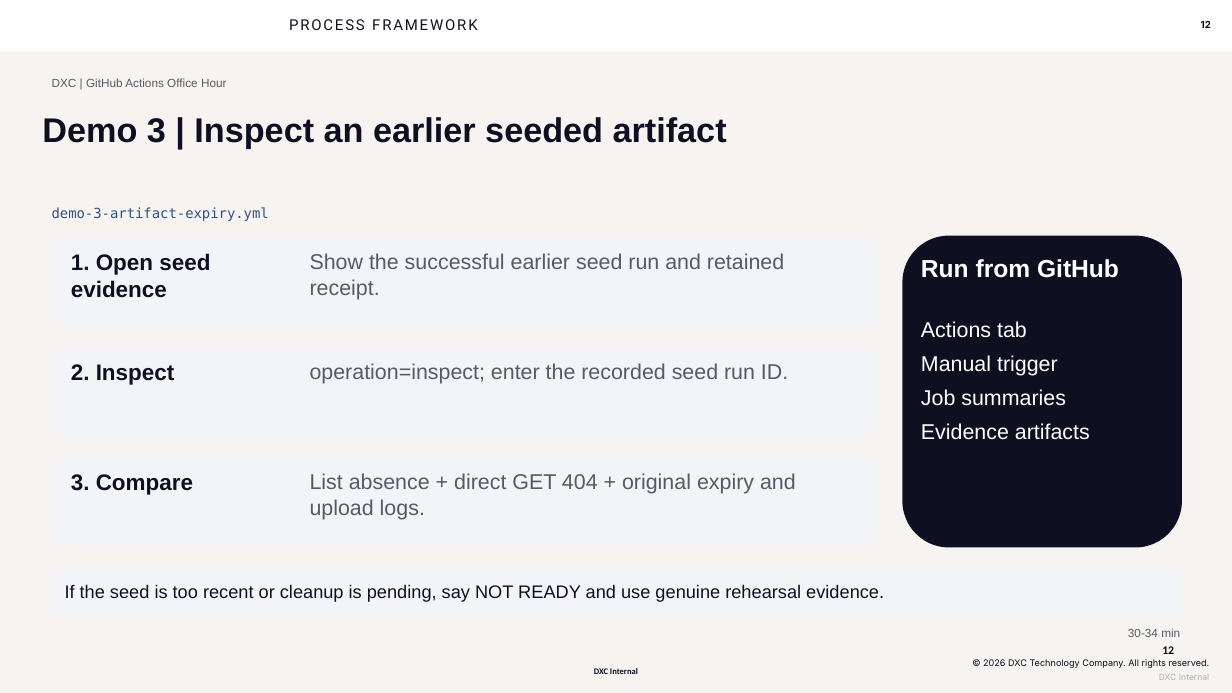
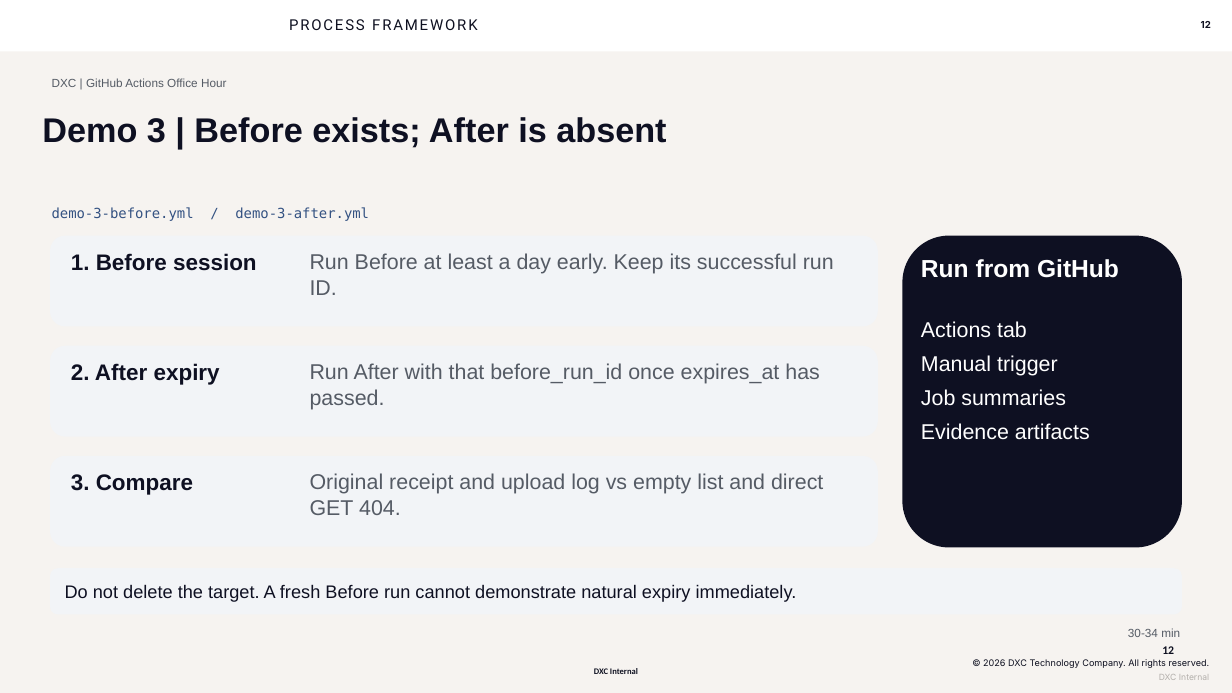
Before and after one commit to seandorsett/dxc-actions-office-hour, a slide deck: slide 12 of outputs/slides/dxc-actions-office-hour-2026-10-13.pptx. Drawn at 1232x693 pixels with LibreOffice and Linux fonts; fonts in the diff are those of the drawing; background and template pictures are left out. Boxes give left, top, right and bottom in pixels: in the first picture for what was removed or moved away, otherwise in the second. Text is boxed around its words. In the diff, an @@ line names an element or a change of style, - is before the commit and + after.

```diff
--- a/outputs/slides/dxc-actions-office-hour-2026-10-13.pptx
+++ b/outputs/slides/dxc-actions-office-hour-2026-10-13.pptx
@@ text at (x1=42, y1=117, x2=666, y2=148): text changed @@
-Demo 3 | Inspect an earlier seeded artifact
+Demo 3 | Before exists; After is absent
@@ text at (x1=52, y1=207, x2=369, y2=221): text changed @@
-demo-3-artifact-expiry.yml
+demo-3-before.yml / demo-3-after.yml
@@ text at (x1=71, y1=253, x2=257, y2=271): text changed @@
-1. Open seed evidence
+1. Before session
@@ text at (x1=310, y1=253, x2=834, y2=295): text changed @@
-Show the successful earlier seed run and retained receipt.
+Run Before at least a day early. Keep its successful run ID.
@@ text at (x1=71, y1=363, x2=220, y2=385): text changed @@
-2. Inspect
+2. After expiry
@@ text at (x1=310, y1=363, x2=820, y2=410): text changed @@
-operation=inspect; enter the recorded seed run ID.
+Run After with that before_run_id once expires_at has passed.
@@ text at (x1=310, y1=473, x2=823, y2=515): text changed @@
-List absence + direct GET 404 + original expiry and upload logs.
+Original receipt and upload log vs empty list and direct GET 404.
@@ text in rounded rectangle at (x1=65, y1=584, x2=797, y2=602): text changed @@
-If the seed is too recent or cleanup is pending, say NOT READY and use genuine rehearsal evidence.
+Do not delete the target. A fresh Before run cannot demonstrate natural expiry immediately.
```
Also in this commit, not shown: 13 other slides changed, 33 other files.
